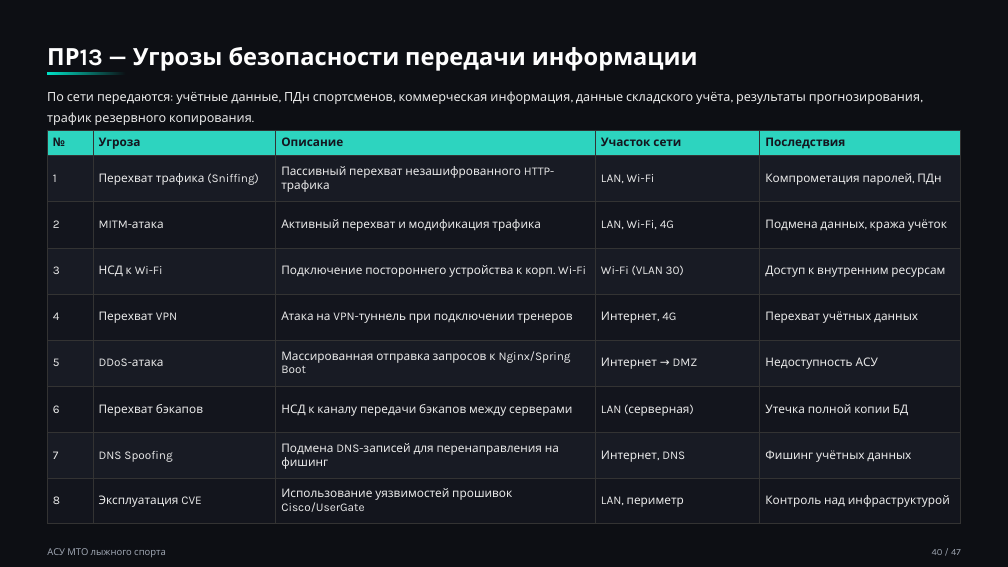
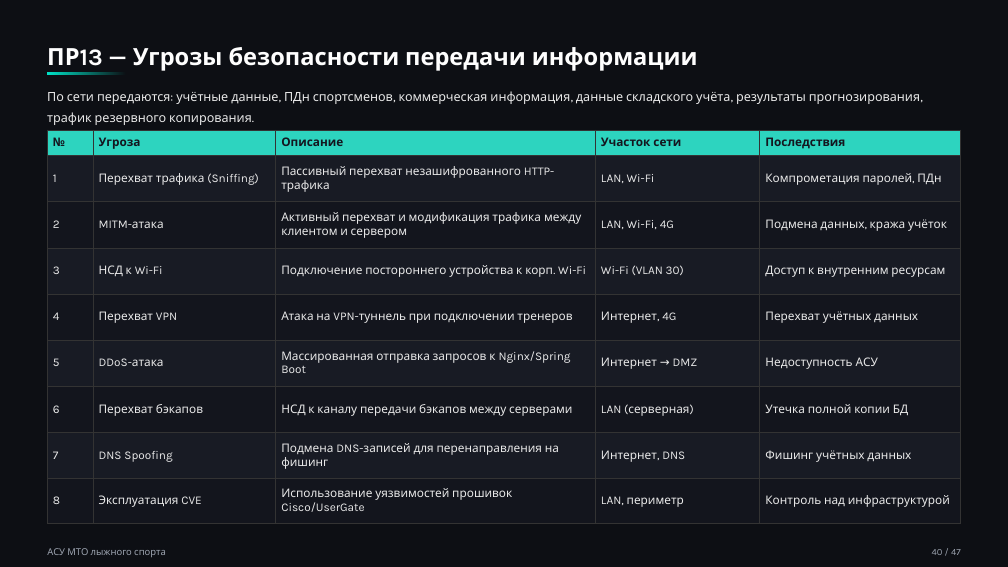
Before and after one commit to n1kpavlov/RTU_MIREA_software_engineering, a slide deck: slide 40 of 6_semester/Автоматизированные системы управления элементами промышленных и административных объектов/ПР16/АСУ для обеспечения инвентарем лыжного спорта.pptx. Drawn at 1008x567 pixels with LibreOffice and Linux fonts; fonts in the diff are those of the drawing. Boxes give left, top, right and bottom in pixels: in the first picture for what was removed or moved away, otherwise in the second. Text is boxed around its words. In the diff, an @@ line names an element or a change of style, - is before the commit and + after.

```diff
--- a/6_semester/Автоматизированные системы управления элементами промышленных и административных объектов/ПР16/АСУ для обеспечения инвентарем лыжного спорта.pptx
+++ b/6_semester/Автоматизированные системы управления элементами промышленных и административных объектов/ПР16/АСУ для обеспечения инвентарем лыжного спорта.pptx
@@ table at bbox=[47, 130, 960, 523] @@
-row 3, column 3: Активный перехват и модификация трафика
+row 3, column 3: Активный перехват и модификация трафика между клиентом и сервером
```
Also in this commit, not shown: 2 other slides changed, 4 other files.
